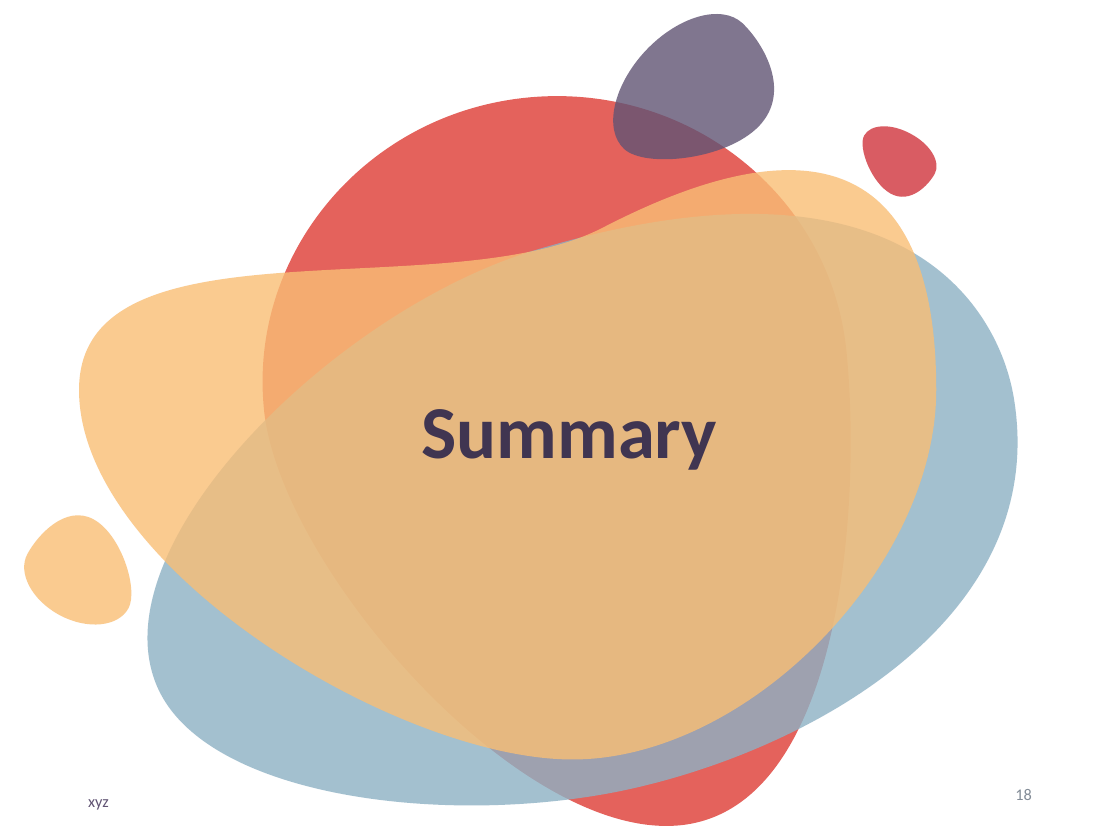
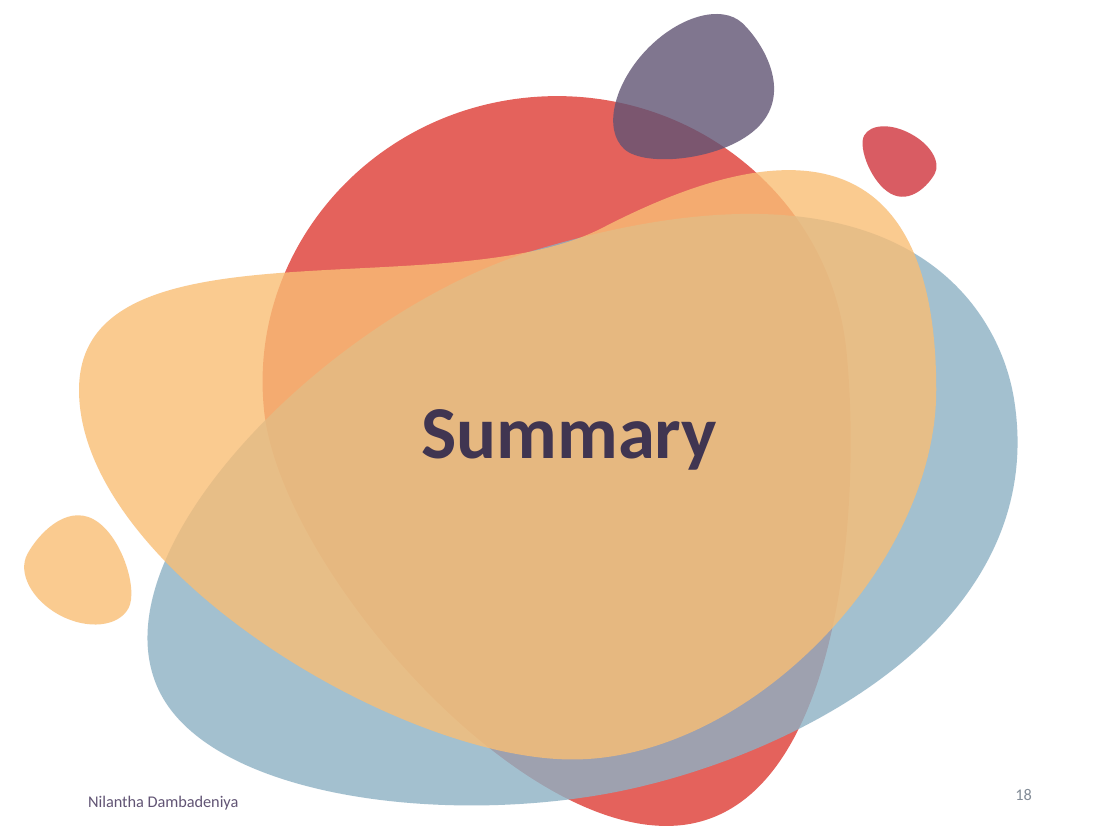
Before and after one commit to NilanthaD/44663-01_WS02_ImplementingUnitTests, a slide deck: slide 19 of Raptors Team PPT.pptx. Drawn at 1120x840 pixels with LibreOffice and Linux fonts; fonts in the diff are those of the drawing. Boxes give left, top, right and bottom in pixels: in the first picture for what was removed or moved away, otherwise in the second. Text is boxed around its words. In the diff, an @@ line names an element or a change of style, - is before the commit and + after.

```diff
--- a/Raptors Team PPT.pptx
+++ b/Raptors Team PPT.pptx
@@ text at (88,795,239,810): text changed @@
-xyz
+Nilantha Dambadeniya
```
Also in this commit, not shown: 2 other slides changed.
